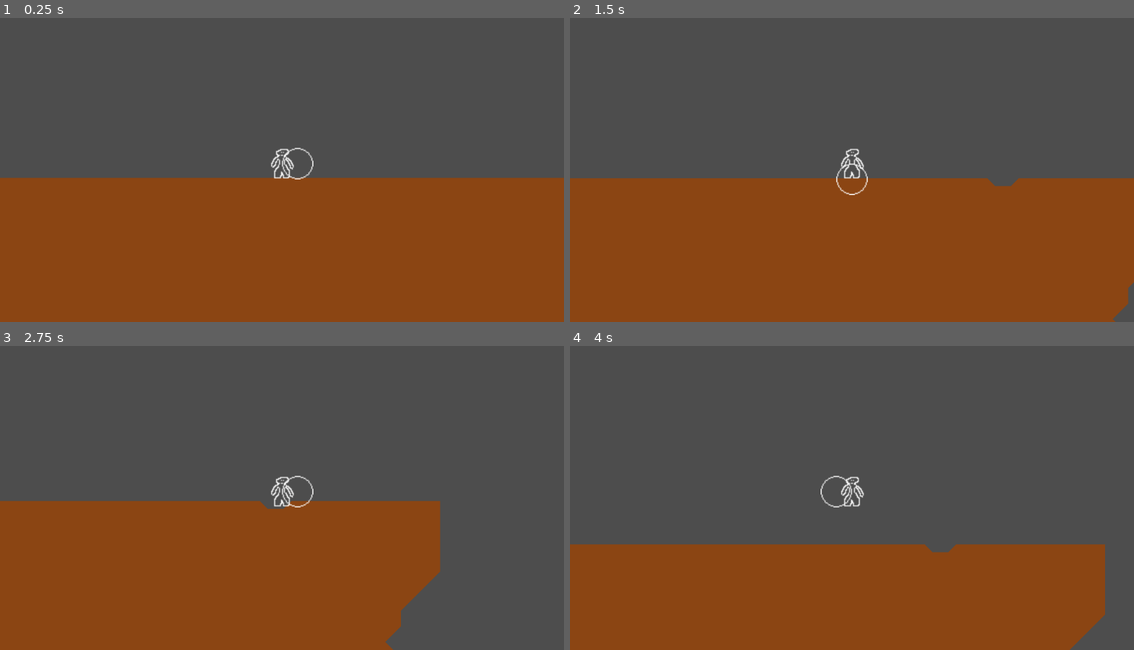
Above: before the commit, frames 1-4 (two rows, left to right).
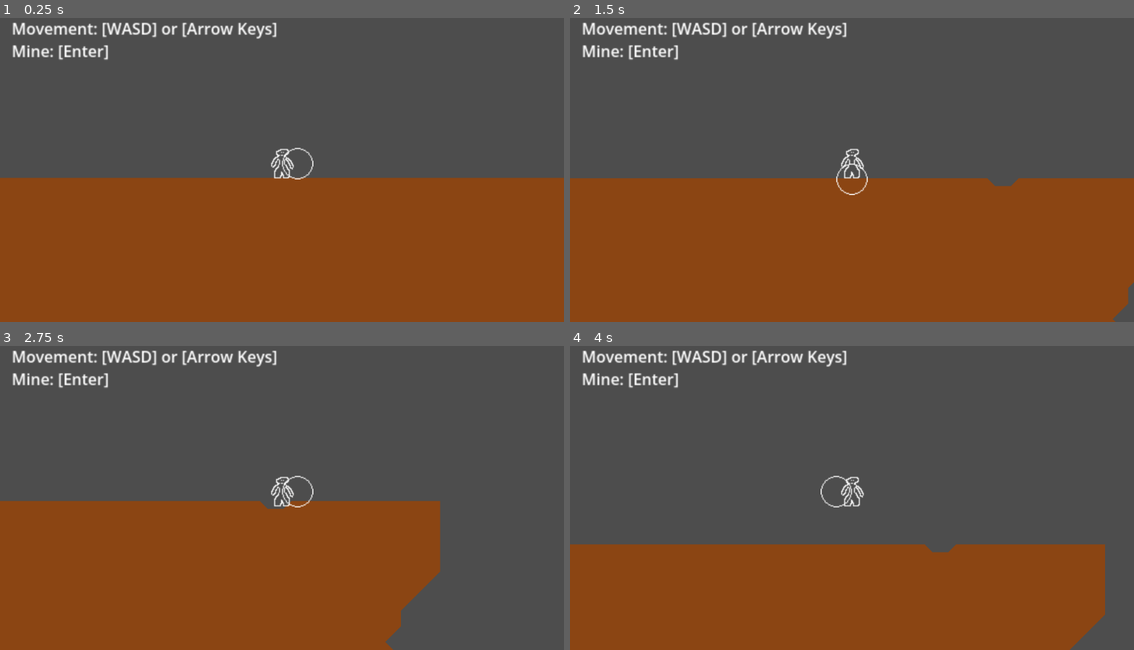
Above: after the commit, the same moments.

Repository: bingecraft-net/sandbox
Game: Godot game, scene res://marching_squares_demo.tscn
Same seed, same stepped clock (60 frames per second), same inputs: the game is played once before the commit and once after it.
Inputs:
- Up to frame 1 (0.25 s): no input
- Up to frame 2 (1.5 s): tap Enter (ui_accept) at 0.5, 0.77, 1.25 s; hold Right (ui_right) 0.53-1.28 s; hold Down (ui_down) from 1.28 s (still down)
- Up to frame 3 (2.75 s): tap Enter (ui_accept) at 1.52, 2 s; release Down (ui_down) at 2.03 s; hold Right (ui_right) from 2.03 s (still down)
- Up to frame 4 (4 s): release Right (ui_right) at 2.78 s; hold Up (ui_up) 2.78-3.53 s; tap Enter (ui_accept) at 3.02, 3.77 s; hold Left (ui_left) from 3.53 s (still down)

The runs differ from the first frame. In frame 1, 1.5% of the frame differs, in the area x 2-50%, y 1-14%; in frame 2, 1.5%; in frame 3, 1.5%; in frame 4, 1.5%.

Commit message:
add input map legend

Diff:
--- a/marching_squares_demo.tscn
+++ b/marching_squares_demo.tscn
@@ -37,6 +37,14 @@
 [node name="Camera2D" type="Camera2D" parent="Player/RigidBody2D" unique_id=77251212]
 zoom = Vector2(2, 2)
 
+[node name="RichTextLabel" type="RichTextLabel" parent="Player/RigidBody2D/Camera2D" unique_id=1092842885]
+offset_left = -276.0
+offset_top = -150.0
+offset_right = 28.0
+offset_bottom = -40.0
+text = "Movement: [WASD] or [Arrow Keys]
+Mine: [Enter]"
+
 [node name="CollisionShape2D" type="CollisionShape2D" parent="Player/RigidBody2D" unique_id=1008471303]
 shape = SubResource("CapsuleShape2D_ej658")
 
